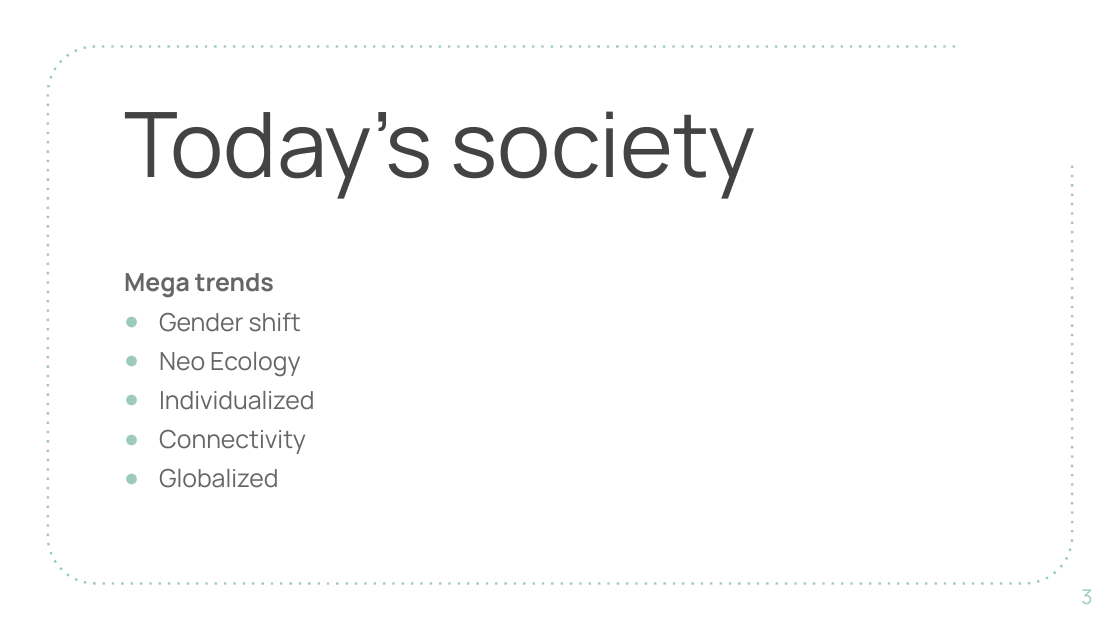
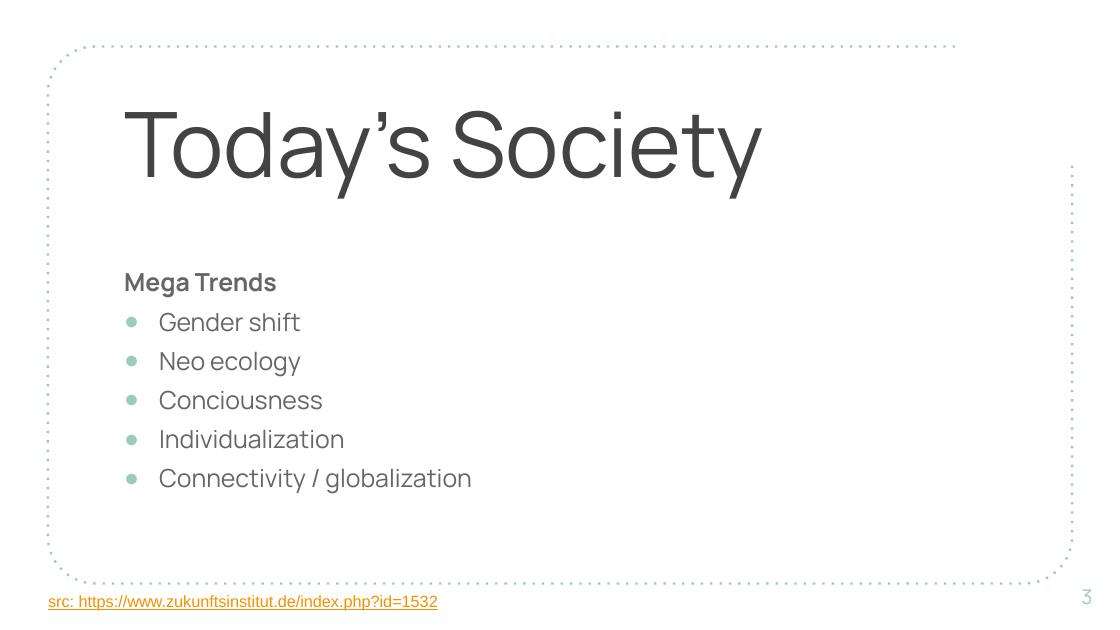
Before and after one commit to DigiBP/digibp-andermatt, a slide deck: slide 3 of Documentation/Presentations/PresentationDigiBP.pptx. Drawn at 1120x630 pixels with LibreOffice and Linux fonts; fonts in the diff are those of the drawing; background and template pictures are left out. Boxes give left, top, right and bottom in pixels: in the first picture for what was removed or moved away, otherwise in the second. Text is boxed around its words. In the diff, an @@ line names an element or a change of style, - is before the commit and + after.

```diff
--- a/Documentation/Presentations/PresentationDigiBP.pptx
+++ b/Documentation/Presentations/PresentationDigiBP.pptx
@@ title at [124, 110, 763, 199]: text changed @@
-Today’s society
+Today’s Society
@@ text at [124, 273, 277, 298]: text changed @@
-Mega trends
+Mega Trends
@@ text at [159, 351, 472, 494]: text changed @@
-● Neo Ecology
-● Individualized
-● Connectivity
-● Globalized
+● Neo ecology
+● Conciousness
+● Individualization
+● Connectivity / globalization
@@ text added at [48, 595, 438, 611], 10.5 pt, text #F49100, underline @@
+src: https://www.zukunftsinstitut.de/index.php?id=1532
```
Also in this commit, not shown: 4 other slides changed, 2 slides added.
